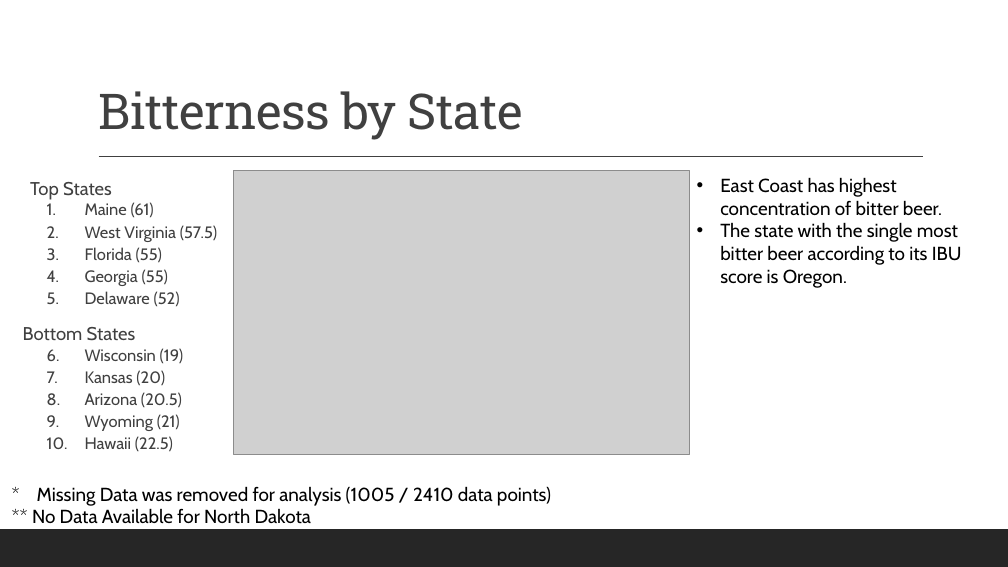
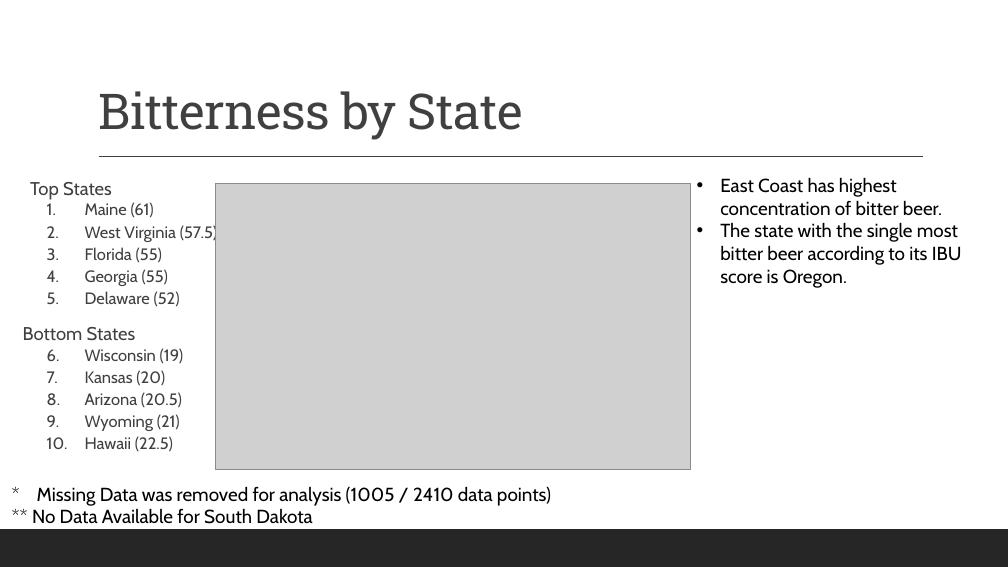
Before and after one commit to RageOfLeviathan/DS6306_CaseStudy01, a slide deck: slide 6 of DS6306_CaseStudy01.pptx. Drawn at 1008x567 pixels with LibreOffice and Linux fonts; fonts in the diff are those of the drawing; grey boxes stand for pictures. Boxes give left, top, right and bottom in pixels: in the first picture for what was removed or moved away, otherwise in the second. Text is boxed around its words. In the diff, an @@ line names an element or a change of style, - is before the commit and + after.

Commit message:
Last Second Changes
-Fix typos
- Adjust some words
- Add thank you slide

```diff
--- a/DS6306_CaseStudy01.pptx
+++ b/DS6306_CaseStudy01.pptx
@@ picture: place and size @@
-picture at (233,170,689,454)
+picture at (216,183,691,470)
@@ text at (32,508,312,524): text changed @@
-** No Data Available for North Dakota
+** No Data Available for South Dakota
```
Also in this commit, not shown: 1 other slide changed, 1 slide added.
